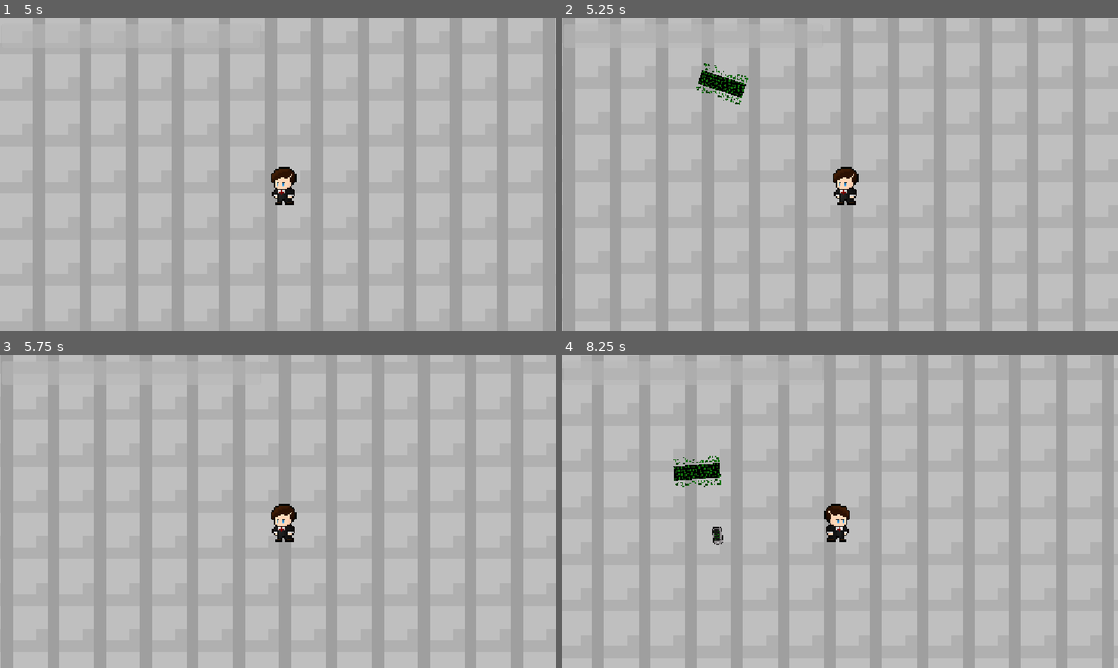
Above: before the commit, frames 1-4 (two rows, left to right).
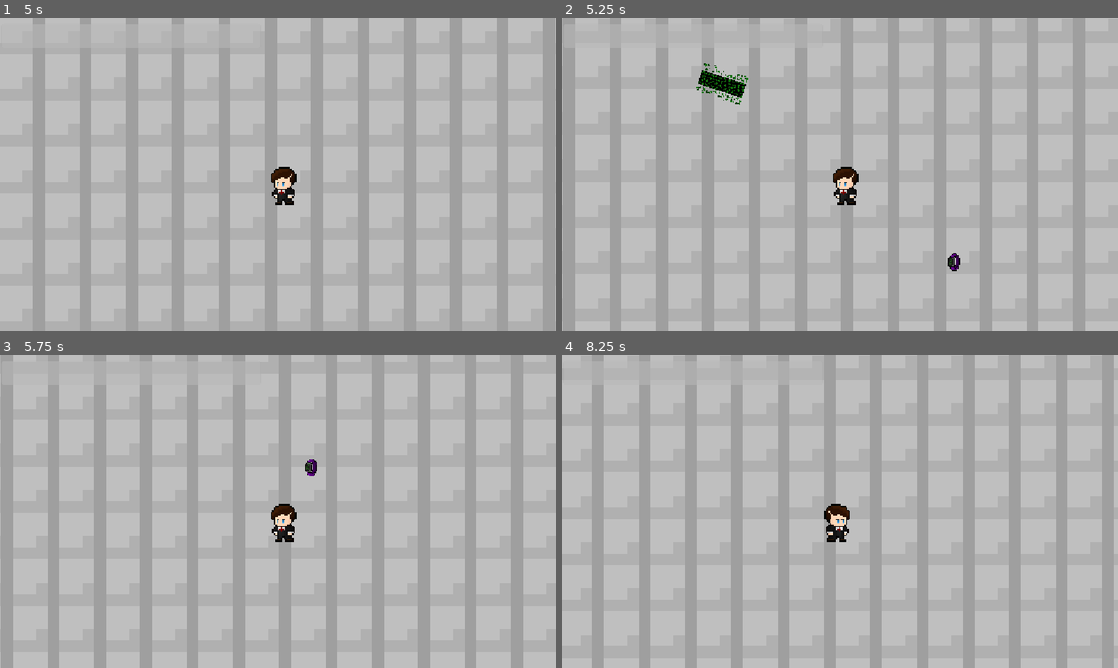
Above: after the commit, the same moments.

Repository: leolilaia/GuerraTecnologica
Game: Godot game, scene res://scenes/main/main_arena.tscn
The game is run twice, just before and just after one commit, with the same random seed, the same clock (stepped at 60 frames per second) and the same inputs.
Inputs (mouse positions are in pixels of both pictures, inside the frame that each line leads up to):
- Up to frame 1 (5 s): move the mouse to (400, 158) at 0.52 s; hold Right (ui_right) 0.53-1.28 s; click (400, 158) at 0.67 s; move the mouse to (166, 190) at 1.27 s; hold Down (ui_down) 1.28-2.03 s; tap Enter at 2 s; move the mouse to (333, 105) at 2.02 s; hold Right (ui_right) 2.03-2.78 s; move the mouse to (250, 237) at 2.77 s; hold Up (ui_up) 2.78-3.53 s; click (250, 237) at 2.92 s; tap Space at 3.5 s; move the mouse to (444, 221) at 3.52 s; hold Left (ui_left) from 3.53 s (still down); move the mouse to (111, 127) at 4.27 s
- Up to frame 2 (5.25 s): move the mouse to (867, 174) at 5.02 s; release Left (ui_left) at 5.03 s; hold Down (ui_down) from 5.03 s (still down); click (867, 174) at 5.17 s
- Up to frame 3 (5.75 s): keep holding Down (ui_down)
- Up to frame 4 (8.25 s): move the mouse to (756, 433) at 5.77 s; release Down (ui_down) at 5.78 s; hold Right (ui_right) 5.78-6.53 s; move the mouse to (962, 495) at 6.52 s; hold Up (ui_up) 6.53-7.28 s; move the mouse to (728, 527) at 7.27 s; hold Right (ui_right) 7.28-8.03 s; click (728, 527) at 7.42 s; move the mouse to (895, 442) at 8.02 s; hold Down (ui_down) from 8.03 s (still down)

Frame 1 is identical in both runs. In frame 2, less than 0.1% of the frame differs, in the area x 69-72%, y 75-81%; in frame 3, less than 0.1%; in frame 4, 0.6%, in the area x 20-29%, y 32-61%.

Commit message:
Adiciona WaveManager com waves e inimigos (smartwatch, celular, robô, micro-ondas)

Diff:
--- a/scenes/enemies/enemybase.tscn
+++ b/scenes/enemies/enemybase.tscn
@@ -22,7 +22,6 @@
 
 [node name="Hitbox" type="Area2D" parent="." unique_id=1228511987]
 collision_layer = 0
-collision_mask = 1
 
 [node name="CollisionShape2D" type="CollisionShape2D" parent="Hitbox" unique_id=2107185566]
 position = Vector2(-1, 0)
--- /dev/null
+++ b/scenes/enemies/microondas.tscn
@@ -0,0 +1,28 @@
+[gd_scene format=3 uid="uid://cs8krvafcngvt"]
+
+[ext_resource type="PackedScene" uid="uid://1640r0stkje4" path="res://scenes/enemies/enemybase.tscn" id="1_1wfr2"]
+[ext_resource type="Texture2D" uid="uid://id5yiyaypgjq" path="res://assets/sprites/Inimigos/Genericos/Microondas.png" id="2_qihab"]
+
+[sub_resource type="RectangleShape2D" id="RectangleShape2D_vy0at"]
+size = Vector2(27, 16.5)
+
+[sub_resource type="RectangleShape2D" id="RectangleShape2D_hquk5"]
+size = Vector2(26.5, 12.53125)
+
+[node name="Microondas" unique_id=410658759 instance=ExtResource("1_1wfr2")]
+speed = 70.0
+hp = 45.0
+damage = 15.0
+
+[node name="Sprite2D" parent="." index="0" unique_id=555424325]
+position = Vector2(2.5712895, 3.874023)
+scale = Vector2(0.96429425, 0.82037354)
+texture = ExtResource("2_qihab")
+
+[node name="CollisionShape2D" parent="Hitbox" parent_id_path=PackedInt32Array(1228511987) index="0" unique_id=2107185566]
+position = Vector2(3, 5)
+shape = SubResource("RectangleShape2D_vy0at")
+
+[node name="CollisionShape2D" parent="." index="2" unique_id=288305320]
+position = Vector2(3, 4)
+shape = SubResource("RectangleShape2D_hquk5")
--- /dev/null
+++ b/scenes/enemies/robo.tscn
@@ -0,0 +1,30 @@
+[gd_scene format=3 uid="uid://b05p2oa1k7k2e"]
+
+[ext_resource type="PackedScene" uid="uid://1640r0stkje4" path="res://scenes/enemies/enemybase.tscn" id="1_htgoa"]
+[ext_resource type="Texture2D" uid="uid://cgy1ycv6cyjvo" path="res://assets/sprites/Inimigos/Genericos/Robo.png" id="2_ev7c2"]
+
+[sub_resource type="CapsuleShape2D" id="CapsuleShape2D_nv60j"]
+radius = 15.0
+height = 40.0
+
+[sub_resource type="CapsuleShape2D" id="CapsuleShape2D_dk7nm"]
+radius = 12.0
+height = 40.0
+
+[node name="Robô" unique_id=410658759 instance=ExtResource("1_htgoa")]
+speed = 70.0
+hp = 120.0
+damage = 12.0
+
+[node name="Sprite2D" parent="." index="0" unique_id=555424325]
+position = Vector2(18.531252, 12.46875)
+scale = Vector2(0.16772458, 0.19165039)
+texture = ExtResource("2_ev7c2")
+
+[node name="CollisionShape2D" parent="Hitbox" parent_id_path=PackedInt32Array(1228511987) index="0" unique_id=2107185566]
+position = Vector2(16, 19)
+shape = SubResource("CapsuleShape2D_nv60j")
+
+[node name="CollisionShape2D" parent="." index="2" unique_id=288305320]
+position = Vector2(15, 21)
+shape = SubResource("CapsuleShape2D_dk7nm")
--- /dev/null
+++ b/scenes/enemies/smartwatch.tscn
@@ -0,0 +1,28 @@
+[gd_scene format=3 uid="uid://bovr3b75702ej"]
+
+[ext_resource type="PackedScene" uid="uid://1640r0stkje4" path="res://scenes/enemies/enemybase.tscn" id="1_gui71"]
+[ext_resource type="Texture2D" uid="uid://bre11b7p01dfu" path="res://assets/sprites/Inimigos/Genericos/Smartwatch.png" id="2_s8fm8"]
+
+[sub_resource type="CapsuleShape2D" id="CapsuleShape2D_8mh42"]
+radius = 3.0
+height = 12.0
+
+[sub_resource type="CapsuleShape2D" id="CapsuleShape2D_hwyph"]
+radius = 3.0
+height = 12.0
+
+[node name="Smartwatch" unique_id=410658759 instance=ExtResource("1_gui71")]
+speed = 130.0
+hp = 8.0
+damage = 3.0
+
+[node name="Sprite2D" parent="." index="0" unique_id=555424325]
+texture = ExtResource("2_s8fm8")
+
+[node name="CollisionShape2D" parent="Hitbox" parent_id_path=PackedInt32Array(1228511987) index="0" unique_id=2107185566]
+position = Vector2(0, 0)
+shape = SubResource("CapsuleShape2D_8mh42")
+
+[node name="CollisionShape2D" parent="." index="2" unique_id=288305320]
+position = Vector2(0, 0)
+shape = SubResource("CapsuleShape2D_hwyph")
--- a/scenes/main/main_arena.tscn
+++ b/scenes/main/main_arena.tscn
@@ -3,8 +3,11 @@
 [ext_resource type="PackedScene" uid="uid://bsqp07cqq1mr8" path="res://scenes/world/world_generator.tscn" id="1_ktrib"]
 [ext_resource type="PackedScene" uid="uid://dmcme03bjx7n6" path="res://scenes/player/player.tscn" id="2_igey7"]
 [ext_resource type="PackedScene" uid="uid://1640r0stkje4" path="res://scenes/enemies/enemybase.tscn" id="3_igey7"]
+[ext_resource type="Script" uid="uid://bxqgfkwe2thvm" path="res://scripts/enemies/wave_manager.gd" id="4_i1fls"]
 [ext_resource type="Script" uid="uid://cjsseyrf0h4kj" path="res://scripts/ui/hud.gd" id="4_y7d6u"]
-[ext_resource type="Script" uid="uid://dxqgh5bs0d7e8" path="res://scripts/enemies/enemy_spawner.gd" id="5_ai6ef"]
+[ext_resource type="PackedScene" uid="uid://bovr3b75702ej" path="res://scenes/enemies/smartwatch.tscn" id="6_hquk5"]
+[ext_resource type="PackedScene" uid="uid://cs8krvafcngvt" path="res://scenes/enemies/microondas.tscn" id="6_vy0at"]
+[ext_resource type="PackedScene" uid="uid://b05p2oa1k7k2e" path="res://scenes/enemies/robo.tscn" id="7_g1wnh"]
 
 [node name="MainArena" type="Node2D" unique_id=2030471012]
 
@@ -26,6 +29,13 @@
 offset_bottom = -0.20800018
 show_percentage = false
 
-[node name="EnemySpawner" type="Node2D" parent="." unique_id=1885426375]
-script = ExtResource("5_ai6ef")
-enemy_scene = ExtResource("3_igey7")
+[node name="WaveManager" type="Node2D" parent="." unique_id=1885426375]
+visible = false
+script = ExtResource("4_i1fls")
+wave_duration = 2.0
+enemy_scenes = Dictionary[String, PackedScene]({
+"celular": ExtResource("3_igey7"),
+"microondas": ExtResource("6_vy0at"),
+"robo": ExtResource("7_g1wnh")
+})
+default_enemy = ExtResource("6_hquk5")
--- /dev/null
+++ b/scripts/enemies/wave_manager.gd
@@ -0,0 +1,84 @@
+extends Node
+
+signal wave_started(wave: int)
+signal game_won
+
+@export var wave_duration: float = 15.0
+@export var spawn_radius: float = 600.0
+@export var max_wave: int = 50
+# Em cada chave, o nome do inimigo; em cada valor, a cena (preencha no Inspetor)
+@export var enemy_scenes: Dictionary[String, PackedScene] = {}
+
+var wave: int = 0
+var wave_timer: float = 0.0
+var spawn_timer: float = 0.0
+var boss_alive: bool = false
+
+# A partir da wave "from", vale esta configuração
+var wave_table: Array[Dictionary] = [
+	{"from": 1,  "enemies": ["smartwatch"], "interval": 0.8},
+	{"from": 4,  "enemies": ["smartwatch", "celular"], "interval": 0.7},
+	{"from": 11, "enemies": ["celular", "bluetooth", "microondas"], "interval": 0.6},
+	{"from": 41, "enemies": ["smartwatch", "celular", "bluetooth", "microondas", "robo"], "interval": 0.25}, # fase "todos juntos"
+]
+
+# Waves de boss: o cronômetro trava até ele morrer
+var boss_waves: Dictionary = {10: "boss_smartphone", 20: "boss_laptop", 30: "boss_desktop", 50: "boss_ia"}
+
+func _ready() -> void:
+	_start_wave(1)
+
+func _process(delta: float) -> void:
+	var player := get_tree().get_first_node_in_group("player") as Node2D
+	if player == null:
+		return
+
+	# Spawn contínuo de inimigos comuns
+	var cfg := _current_config()
+	spawn_timer += delta
+	if spawn_timer >= cfg["interval"]:
+		spawn_timer = 0.0
+		_spawn(cfg["enemies"].pick_random(), player)
+
+	# Cronômetro da wave (para durante o boss)
+	if boss_alive:
+		return
+	wave_timer += delta
+	if wave_timer >= wave_duration:
+		if wave >= max_wave:
+			game_won.emit()
+			set_process(false)
+		else:
+			_start_wave(wave + 1)
+
+func _start_wave(n: int) -> void:
+	wave = n
+	wave_timer = 0.0
+	wave_started.emit(wave)
+	if boss_waves.has(wave):
+		var player := get_tree().get_first_node_in_group("player") as Node2D
+		var boss := _spawn(boss_waves[wave], player)
+		if boss:
+			boss_alive = true
+			boss.tree_exited.connect(func(): boss_alive = false)
+
+func _current_config() -> Dictionary:
+	var result: Dictionary = wave_table[0]
+	for entry in wave_table:
+		if entry["from"] <= wave:
+			result = entry
+	return result
+
+@export var default_enemy: PackedScene
+
+func _spawn(enemy_name: String, player: Node2D) -> Node2D:
+	if player == null:
+		return null
+	var scene: PackedScene = enemy_scenes.get(enemy_name, default_enemy)
+	if scene == null:
+		push_warning("Sem cena para o inimigo '%s'" % enemy_name)
+		return null
+	var enemy := scene.instantiate() as Node2D
+	get_parent().add_child(enemy)
+	enemy.global_position = player.global_position + Vector2.from_angle(randf() * TAU) * spawn_radius
+	return enemy
Not shown, added: scripts/enemies/wave_manager.gd.uid
